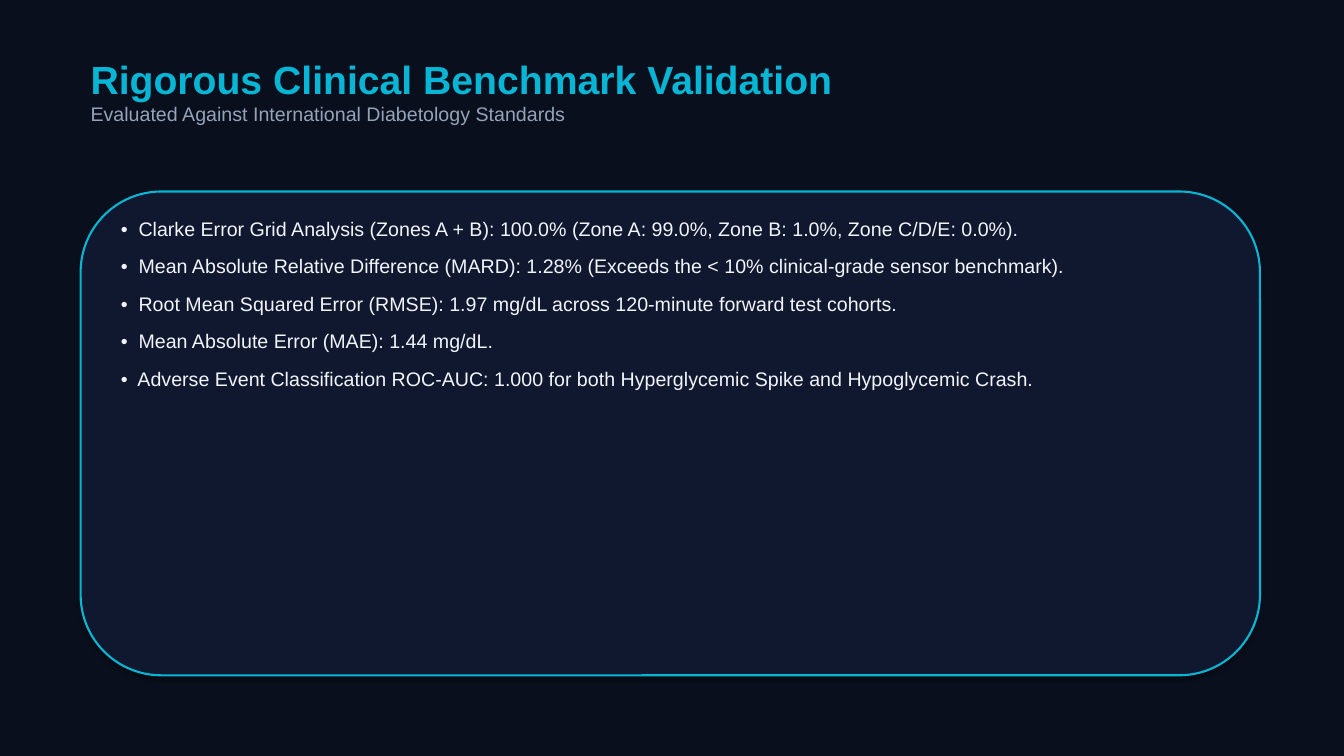
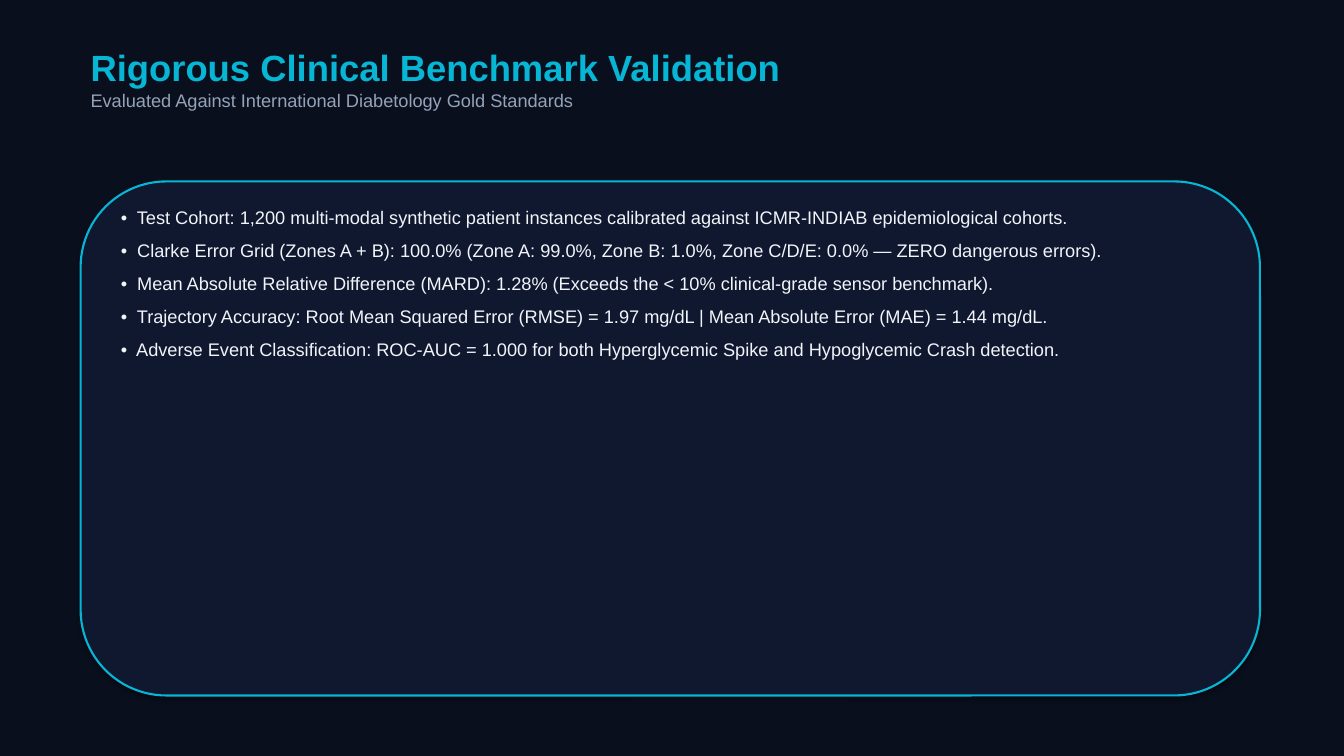
Before and after one commit to Rohit7824567/Twin_challenge, a slide deck: slide 15 of docs/PRANA_TWIN_Summit_Presentation.pptx (slide 7 before the commit). Drawn at 1344x756 pixels with LibreOffice and Linux fonts; fonts in the diff are those of the drawing. Boxes give left, top, right and bottom in pixels: in the first picture for what was removed or moved away, otherwise in the second. Text is boxed around its words. In the diff, an @@ line names an element or a change of style, - is before the commit and + after.

```diff
--- a/docs/PRANA_TWIN_Summit_Presentation.pptx
+++ b/docs/PRANA_TWIN_Summit_Presentation.pptx
@@ text "Rigorous Clinical Benchmark Validation": place and size @@
-text "Rigorous Clinical Benchmark Validation" at box(91, 65, 832, 125)
+text "Rigorous Clinical Benchmark Validation" at box(91, 54, 780, 111)
@@ text at box(91, 54, 780, 89): size 28 to 26 pt in "Rigorous Clinical Benchmark Validation" @@
@@ text at box(91, 94, 573, 111): text changed; size 14 to 13 pt @@
-Evaluated Against International Diabetology Standards
+Evaluated Against International Diabetology Gold Standards
@@ rounded rectangle: place and size @@
-rounded rectangle at box(81, 192, 1260, 676)
+rounded rectangle at box(81, 181, 1260, 696)
@@ text "• Test Cohort: 1,200 multi-modal ...": place and size @@
-text "• Test Cohort: 1,200 multi-modal ..." at box(137, 221, 1064, 390)
+text "• Test Cohort: 1,200 multi-modal ..." at box(136, 210, 1102, 360)
@@ text at box(137, 210, 1102, 261): text changed; size 14 to 13 pt @@
-• Clarke Error Grid Analysis (Zones A + B): 100.0% (Zone A: 99.0%, Zone B: 1.0%, Zone C/D/E: 0.0%).
+• Test Cohort: 1,200 multi-modal synthetic patient instances calibrated against ICMR-INDIAB epidemiological cohorts.
+• Clarke Error Grid (Zones A + B): 100.0% (Zone A: 99.0%, Zone B: 1.0%, Zone C/D/E: 0.0% — ZERO dangerous errors).
@@ text at box(137, 276, 993, 294): size 14 to 13 pt in "• Mean Absolute Relative Difference (MARD): 1.28% ..."; less space between paragraphs @@
@@ text at box(136, 309, 1059, 360): text changed; size 14 to 13 pt @@
-• Root Mean Squared Error (RMSE): 1.97 mg/dL across 120-minute forward test cohorts.
-• Mean Absolute Error (MAE): 1.44 mg/dL.
-• Adverse Event Classification ROC-AUC: 1.000 for both Hyperglycemic Spike and Hypoglycemic Crash.
+• Trajectory Accuracy: Root Mean Squared Error (RMSE) = 1.97 mg/dL | Mean Absolute Error (MAE) = 1.44 mg/dL.
+• Adverse Event Classification: ROC-AUC = 1.000 for both Hyperglycemic Spike and Hypoglycemic Crash detection.
```
Also in this commit, not shown: 4 other slides changed, 13 slides added, 5 slides removed, 7 other files.
